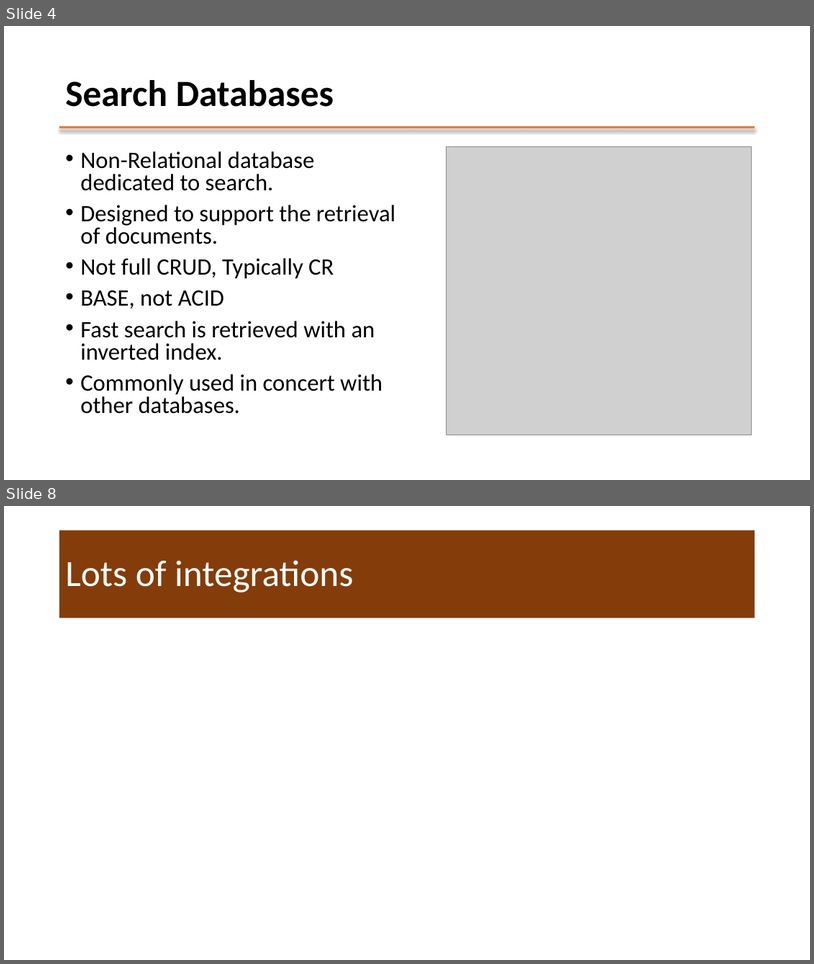
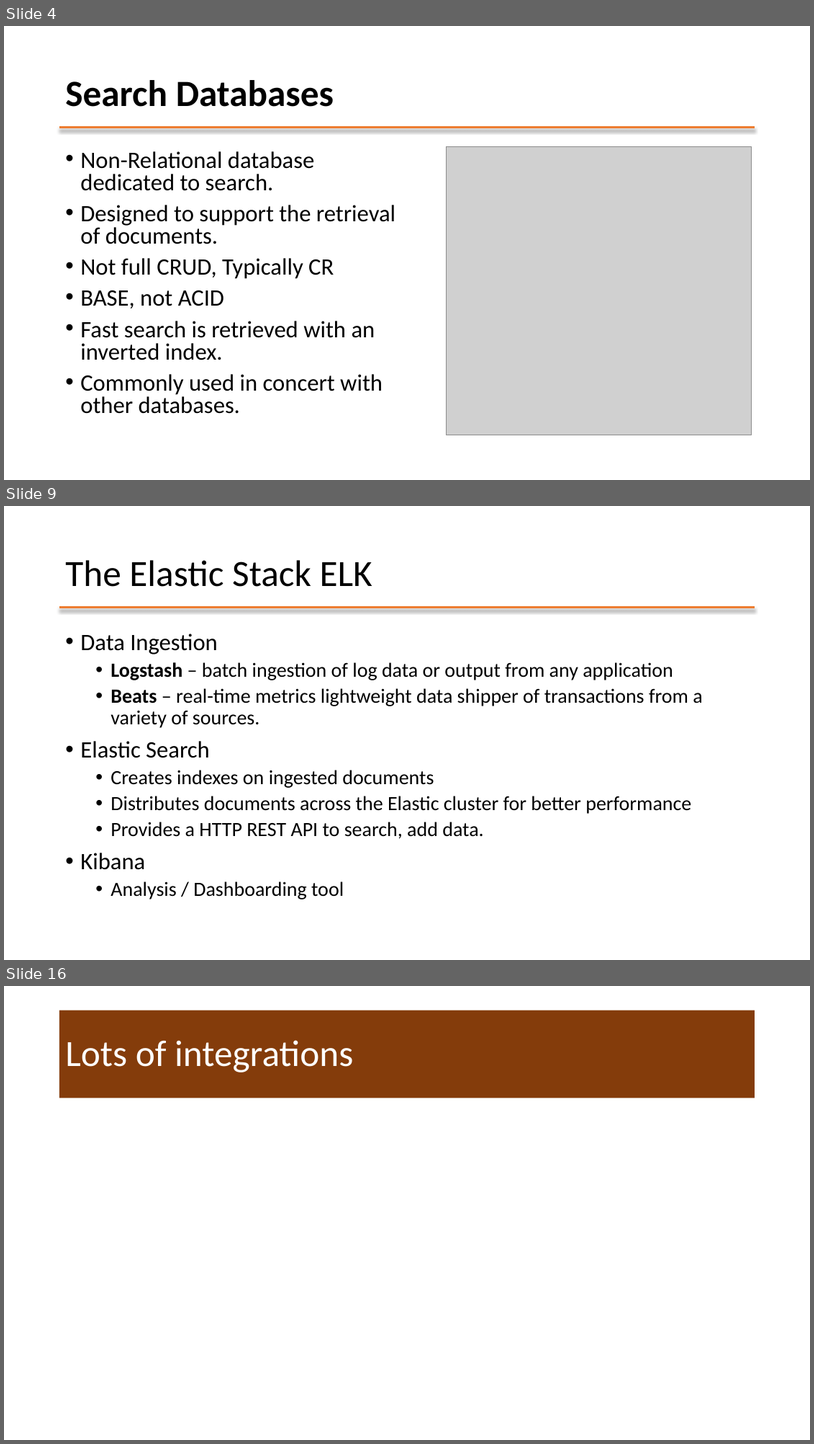
Before and after one commit to mafudge/ist769-old, a slide deck: content/J-Search/J-Search.pptx. Shown one above the other, each under a label of ours: slides 4 and 8 before the commit, slides 4, 9 and 16 after it; the slides between them are not shown. The pictures are 814x964 and 814x1444 pixels, drawn with LibreOffice and Linux fonts; fonts in the diff are those of the drawing; grey boxes stand for pictures. Boxes give left, top, right and bottom in pixels: in the first picture for what was removed or moved away, otherwise in the second. Text is boxed around its words. In the diff, an @@ line names an element or a change of style, - is before the commit and + after.

Commit message:
elastic

```diff
--- a/content/J-Search/J-Search.pptx
+++ b/content/J-Search/J-Search.pptx
@@ slide 9 added at [4,506,810,960], background #FFFFFF; not listed: 1 template element that a slide beside it also shows @@
@@ title added at [65,560,373,587], 44 pt, text #000000 @@
+The Elastic Stack ELK
@@ text added at [80,633,702,899], 24 pt, text #000000 @@
+• Data Ingestion
+  • Logstash – batch ingestion of log data or output from any application
+  • Beats – real-time metrics lightweight data shipper of transactions from a variety of sources.
+• Elastic Search
+  • Creates indexes on ingested documents
+  • Distributes documents across the Elastic cluster for better performance
+  • Provides a HTTP REST API to search, add data.
+• Kibana
+  • Analysis / Dashboarding tool
@@ what was slide 8 is now slide 16 @@
```
Also in this commit, not shown: 2 slides changed, 8 other slides added, 1 slide removed, 2 other files.
